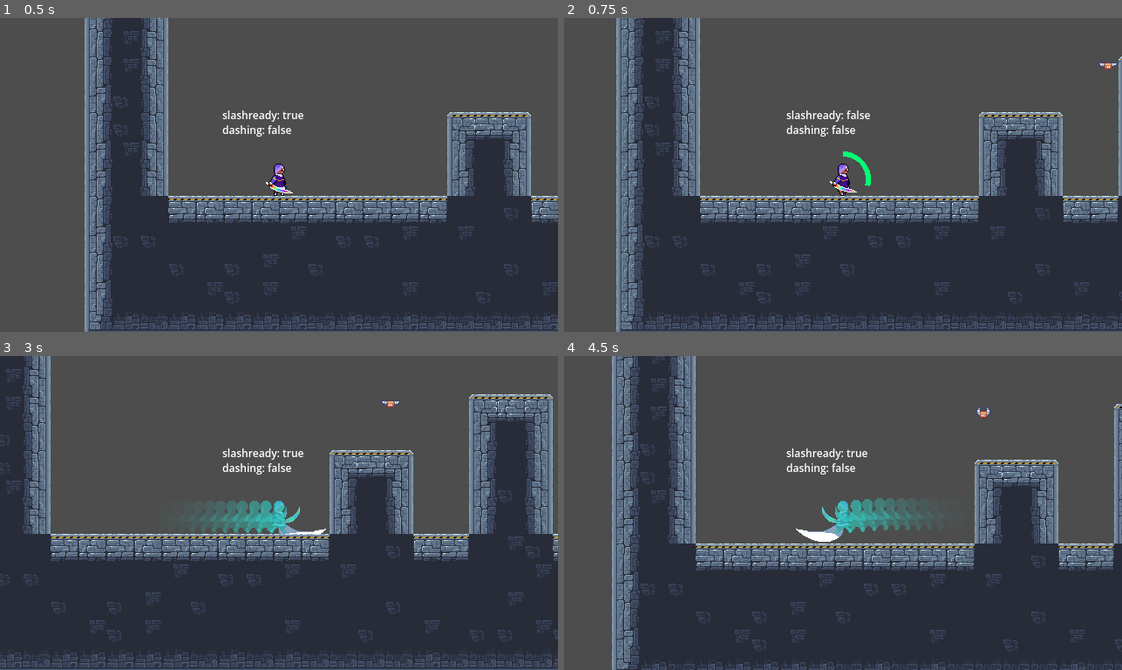
Above: before the commit, frames 1-4 (two rows, left to right).
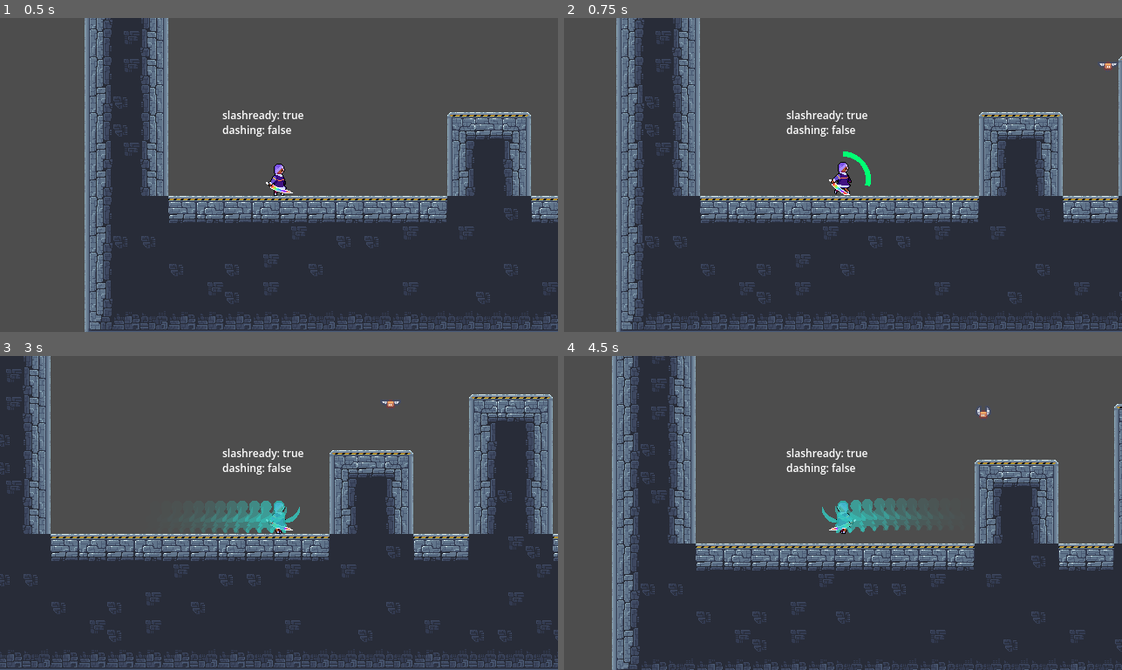
Above: after the commit, the same moments.

Repository: Kevinmonitor/REALLY-COOL-PROJECT
Game: Godot game, scene res://TemplateProject/TemplateScene.tscn
The game is run twice, just before and just after one commit, with the same random seed, the same clock (stepped at 60 frames per second) and the same inputs.
Inputs:
- Up to frame 1 (0.5 s): no input
- Up to frame 2 (0.75 s): tap Enter at 0.5 s; hold Right (right) from 0.53 s (still down); hold X (dash) from 0.53 s (still down)
- Up to frame 3 (3 s): tap Z (jump) at 0.77, 1.52 s; release X (dash) at 1.28 s; tap X (dash) at 1.35, 2.85 s; release Right (right) at 2.03 s; hold Left (left) 2.03-2.78 s; hold X (dash) 2.03-2.78 s; hold Right (right) from 2.78 s (still down)
- Up to frame 4 (4.5 s): tap Z (jump) at 3.02, 3.77 s; hold X (dash) 3.53-4.28 s; release Right (right) at 4.28 s; hold Left (left) from 4.28 s (still down); tap X (dash) at 4.35 s

Frame 1 is identical in both runs. In frame 2, 0.3% of the frame differs, in the area x 47-55%, y 29-57%; in frame 3, 0.2%; in frame 4, 0.4%, in the area x 41-53%, y 46-60%.

Commit message:
enable toggle for non-essential mechanics

Diff:
--- a/Controller/PlatformerPlayer/PlayerScript.gd
+++ b/Controller/PlatformerPlayer/PlayerScript.gd
@@ -94,6 +94,7 @@
 
 @export_category("Slashing")
 
+@export var slashAttack: bool = false ## Allows your player to slash, damaging enemies.
 @export var slashCooldown: float = 1.0 ## Cooldown between each slash. Set to 0 and the player can slash constantly as fast as they press the button.
 @export var slashTime: float = 0.5 ## The time each slash takes.
 var isSlashReady: bool = true ## Check for whether the cooldown of the previous attack has ended (allowing for the next)
@@ -101,6 +102,9 @@
 ## 3. DASHING
 
 @export_category("Dashing")
+
+## Can the player dash?
+@export var canDash: bool = true
 
 ## The type of dashes the player can do.
 @export_enum("None", "Horizontal", "Vertical", "Four Way", "Eight Way") var dashType: int
@@ -406,7 +410,8 @@
 	_handleDashProgressBar()
 
 func _handleDashProgressBar():
-	if dashCount > 0:
+
+	if dashCount > 0 and canDash:
 		DashProgress.value = currentCharge/dashChargeTime * 100
 		DashProgress.visible = true
 	else:
@@ -521,6 +526,7 @@
 			velocity.x = 0
 
 	#INFO Crouching
+
 	if crouch:
 		if downHold and is_on_floor():
 			crouching = true
@@ -636,7 +642,7 @@
 				else:
 					_jump()
 
-	#INFO dashing
+	#INFO Dashing
 	_handleDash()
 
 	#INFO Corner Cutting
@@ -667,7 +673,7 @@
 ## if: release dash button, and gauge is not 100%, slash.
 ## enable slash hitbox and play slash animation
 func _slashAttack():
-	if isSlashReady and dashTap and currentCharge < dashChargeTime and !slide:
+	if slashAttack and isSlashReady and dashTap and currentCharge < dashChargeTime and !slide:
 		SlashAttack._activateSlash()
 		await get_tree().create_timer(slashTime).timeout
 		## then, cooldown slash
@@ -696,6 +702,8 @@
 		dashChargeGracePeriod = 0.1
 
 func _handleDash():
+
+	if !canDash: return
 
 	_chargeDash()
 	_slashAttack()
